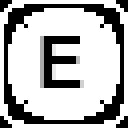
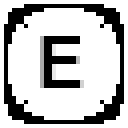
Layered file, before and after one edit (128 × 128). Changes by layer:
painted on "Layer 2" over [0,0,128,128]
painted on "Layer 1" over [0,0,128,128]
